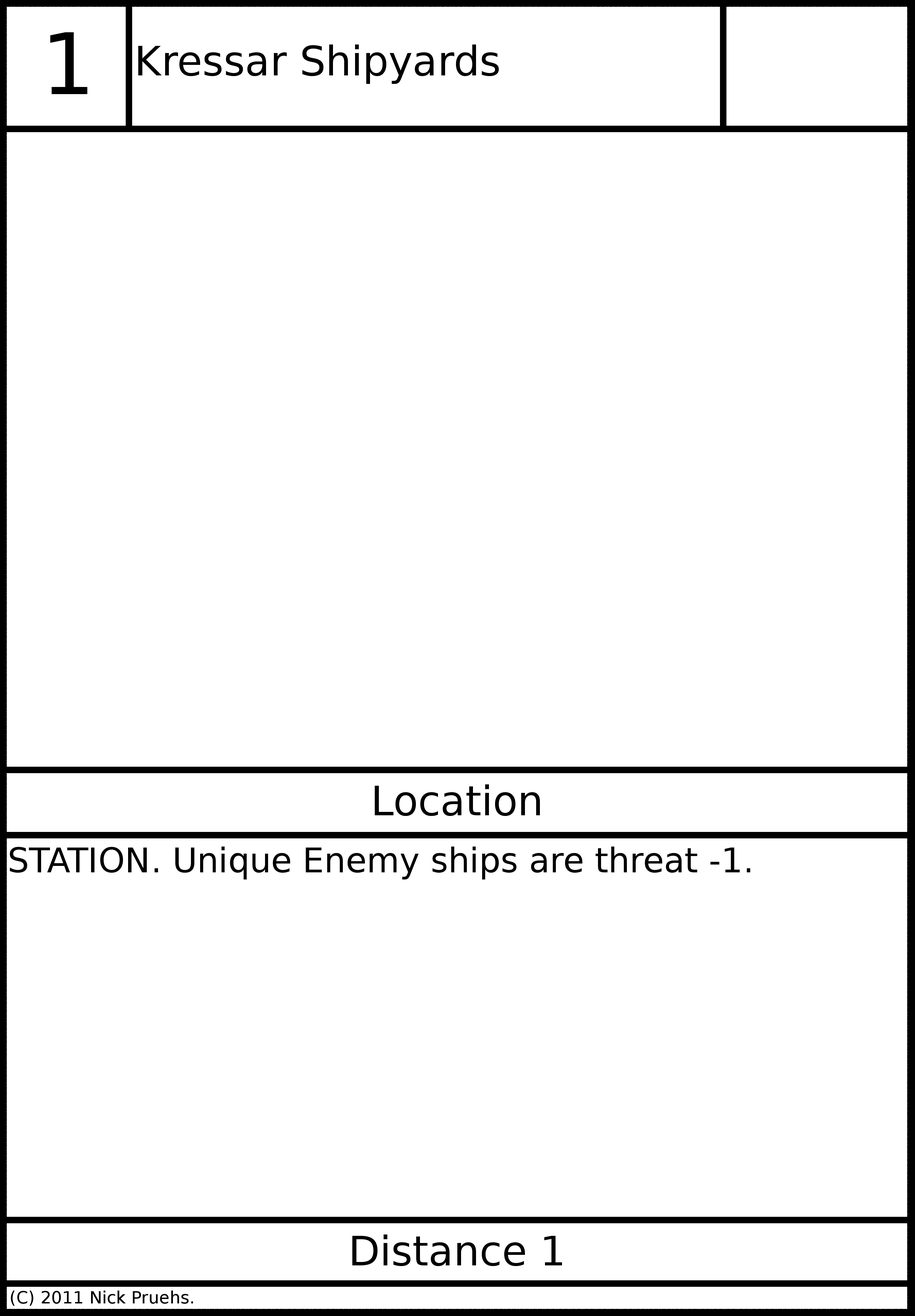
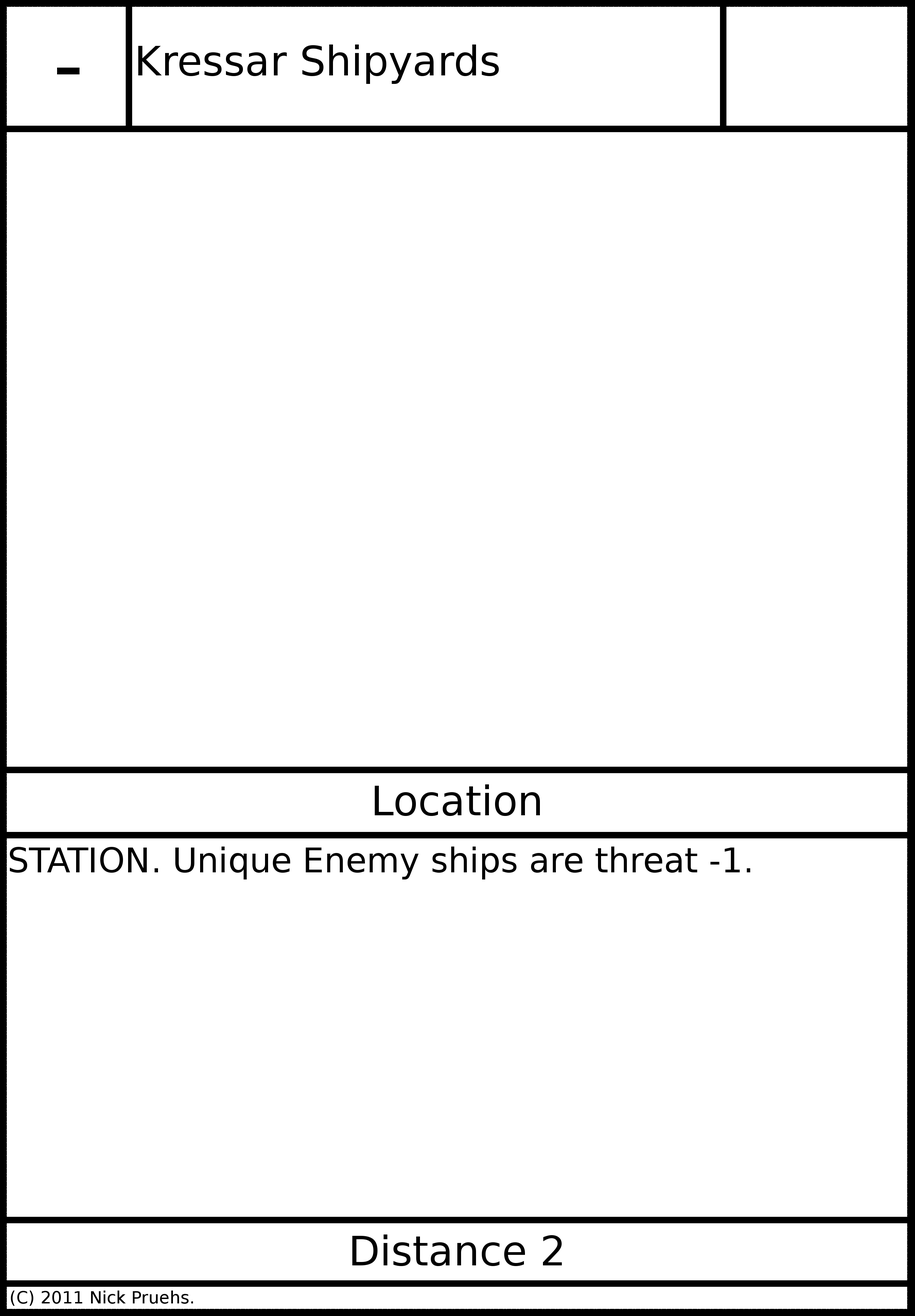
The second (915, 1316) image is a revision of the first. Changes to its layers:
painted on "Threat" over [50, 32, 88, 95]
painted on "Distance" over [542, 1234, 562, 1266]
